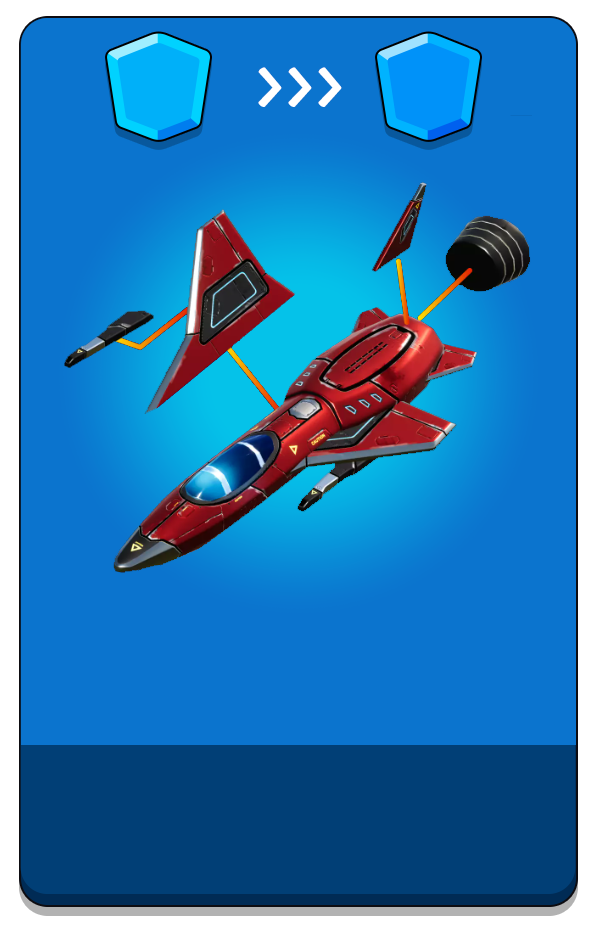
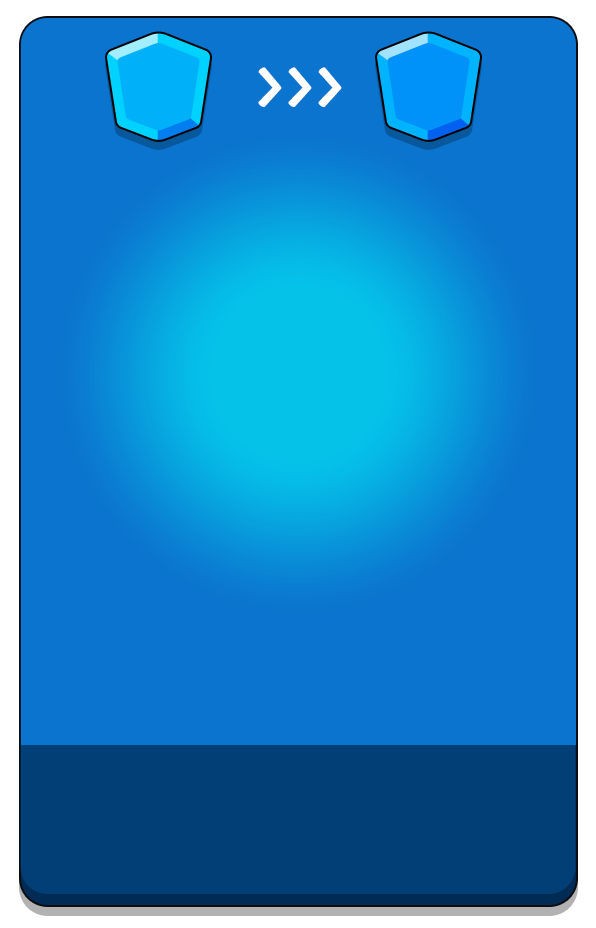
Two versions of the same layered image (596px x 928px). Layer-by-layer changes:
hid "Livello 1" over [64,115,532,573]
painted on "glow" over [64,182,531,573]
